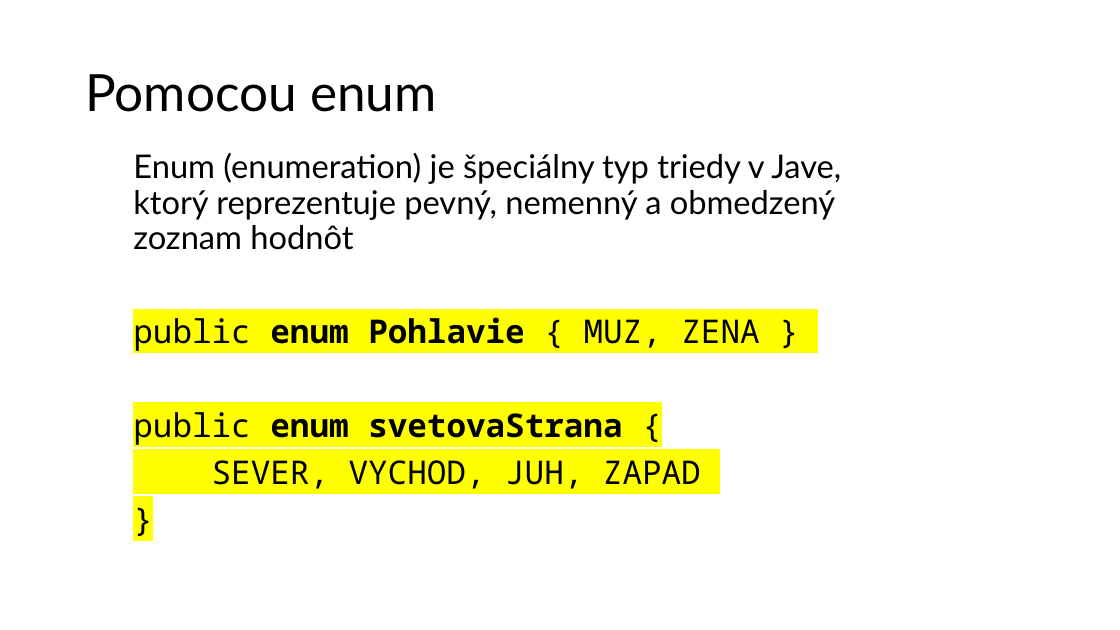
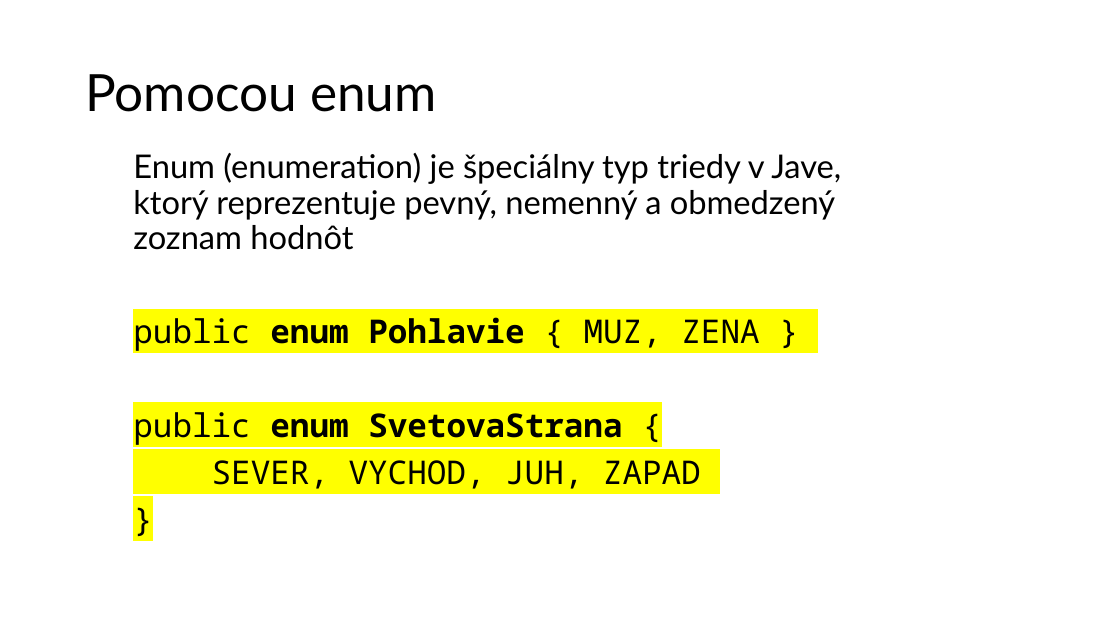
Before and after one commit to wagjo/oop, a slide deck: slide 12 of prezentacie/t14w.pptx. Drawn at 1120x630 pixels with LibreOffice and Linux fonts; fonts in the diff are those of the drawing. Boxes give left, top, right and bottom in pixels: in the first picture for what was removed or moved away, otherwise in the second. Text is boxed around its words. In the diff, an @@ line names an element or a change of style, - is before the commit and + after.

```diff
--- a/prezentacie/t14w.pptx
+++ b/prezentacie/t14w.pptx
@@ text at (133,412,622,445): text changed @@
-public enum svetovaStrana {
+public enum SvetovaStrana {
```
Also in this commit, not shown: 4 other files.
